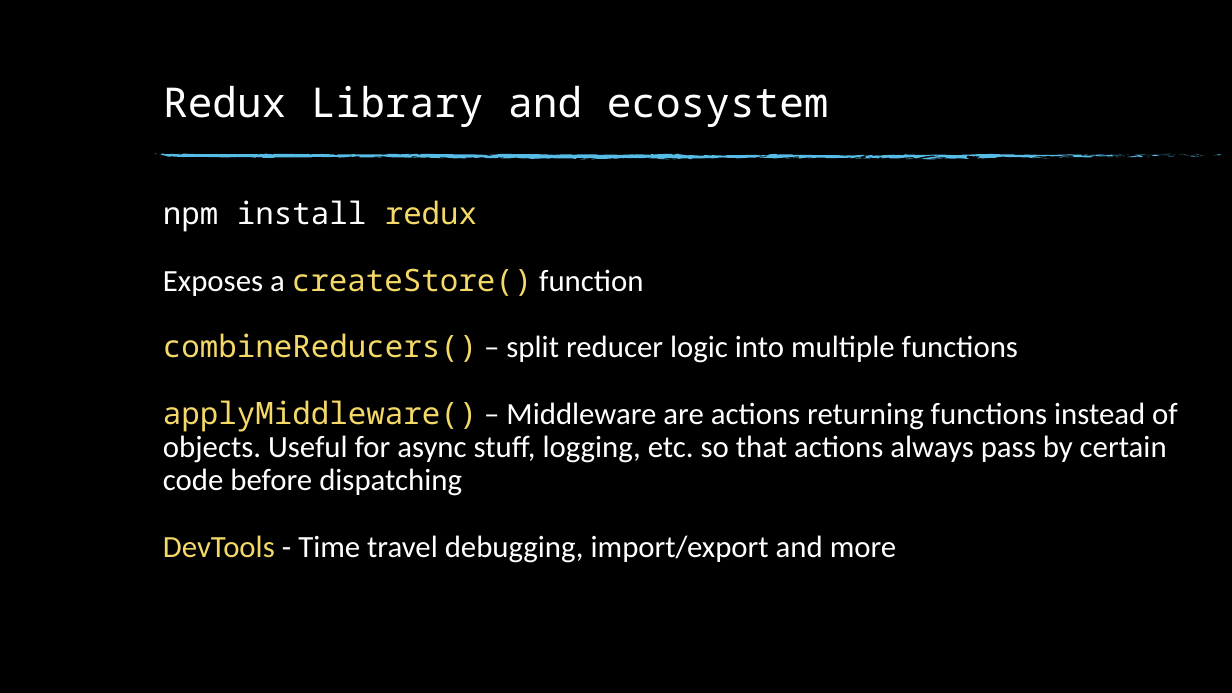
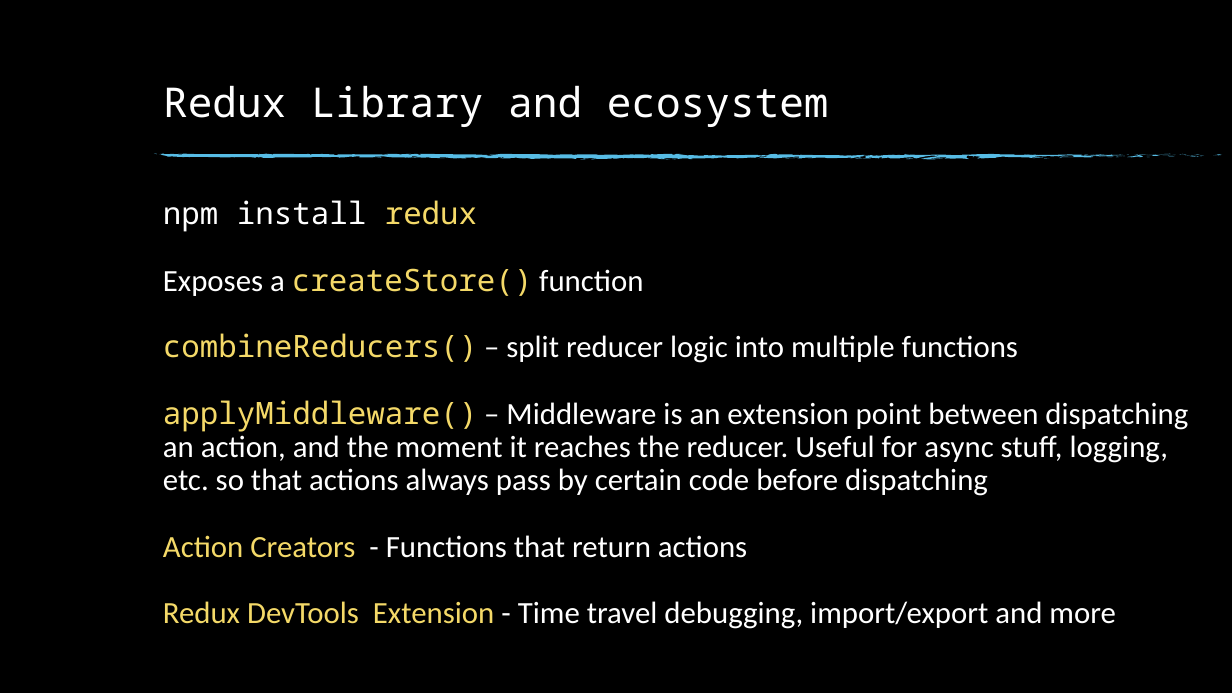
Before and after one commit to acorn-technology/react-and-rn-intro, a slide deck: slide 16 of tutorial/redux/Redux.pptx. Drawn at 1232x693 pixels with LibreOffice and Linux fonts; fonts in the diff are those of the drawing; background and template pictures are left out. Boxes give left, top, right and bottom in pixels: in the first picture for what was removed or moved away, otherwise in the second. Text is boxed around its words. In the diff, an @@ line names an element or a change of style, - is before the commit and + after.

Commit message:
Updates, started on react-redux

```diff
--- a/tutorial/redux/Redux.pptx
+++ b/tutorial/redux/Redux.pptx
@@ text at (x1=163, y1=400, x2=1188, y2=629): text changed @@
-applyMiddleware() – Middleware are actions returning functions instead of objects. Useful for async stuff, logging, etc. so that actions always pass by certain code before dispatching
-DevTools - Time travel debugging, import/export and more
+applyMiddleware() – Middleware is an extension point between dispatching an action, and the moment it reaches the reducer. Useful for async stuff, logging, etc. so that actions always pass by certain code before dispatching
+Action Creators - Functions that return actions
+Redux DevTools Extension - Time travel debugging, import/export and more
```
Also in this commit, not shown: 3 other slides changed, 11 other files.
